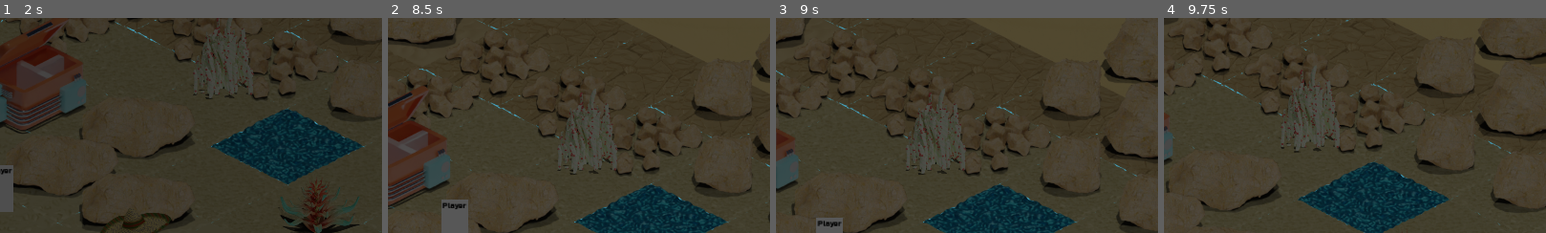
Above: before the commit, frames 1-4 (left to right).
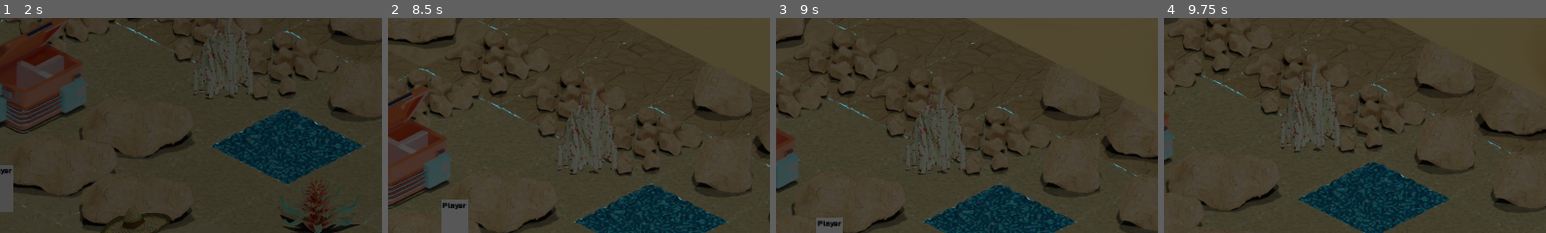
Above: after the commit, the same moments.

Repository: lorentzo/jagoda-jam
Game: Godot game, scene res://Scenes/MainMenu.tscn
The game is run twice, just before and just after one commit, with the same random seed, the same clock (stepped at 60 frames per second) and the same inputs.
Inputs:
- Up to frame 1 (2 s): click "Play" at 0.5 s; tap Enter at 1.25 s; hold Up (walk-up) from 1.28 s (still down)
- Up to frame 2 (8.5 s): release Up (walk-up) at 2.78 s; hold Left (walk-left) 2.78-4.28 s; hold Down (walk-down) 4.28-5.03 s; hold Right (walk-right) 5.03-5.78 s; hold Up (walk-up) 5.78-6.53 s; hold Right (walk-right) from 6.53 s (still down)
- Up to frame 3 (9 s): release Right (walk-right) at 8.78 s; hold Down (walk-down) from 8.78 s (still down)
- Up to frame 4 (9.75 s): release Down (walk-down) at 9.53 s; hold Left (walk-left) from 9.53 s (still down)
The pictures show only the part of the screen within x 50-100%, y 0-50%; the shares and areas given below are measured in that part.

Frame 1 is identical in both runs. In frame 2, 0.2% of the frame differs, in the area x 95-100%, y 19-30%; in frame 3, 0.5%; in frame 4, 0.7%, in the area x 80-100%, y 8-22%.

Commit message:
adding collision to mountain tiles

Diff:
--- a/jagoda/Assets/Tiles/Rocks/RocksTileSet.tres
+++ b/jagoda/Assets/Tiles/Rocks/RocksTileSet.tres
@@ -15,55 +15,76 @@
 texture = ExtResource("1_6x62l")
 texture_region_size = Vector2i(256, 256)
 0:0/0 = 0
+0:0/0/physics_layer_0/linear_velocity = Vector2(0, 0)
+0:0/0/physics_layer_0/angular_velocity = 0.0
 
 [sub_resource type="TileSetAtlasSource" id="TileSetAtlasSource_hemfj"]
 texture = ExtResource("2_p27ai")
 texture_region_size = Vector2i(256, 256)
 0:0/0 = 0
+0:0/0/physics_layer_0/linear_velocity = Vector2(0, 0)
+0:0/0/physics_layer_0/angular_velocity = 0.0
 
 [sub_resource type="TileSetAtlasSource" id="TileSetAtlasSource_vx0of"]
 texture = ExtResource("3_6hefd")
 texture_region_size = Vector2i(256, 256)
 0:0/0 = 0
+0:0/0/physics_layer_0/linear_velocity = Vector2(0, 0)
+0:0/0/physics_layer_0/angular_velocity = 0.0
 
 [sub_resource type="TileSetAtlasSource" id="TileSetAtlasSource_rrk3t"]
 texture = ExtResource("4_geibr")
 texture_region_size = Vector2i(256, 256)
 0:0/0 = 0
+0:0/0/physics_layer_0/linear_velocity = Vector2(0, 0)
+0:0/0/physics_layer_0/angular_velocity = 0.0
 
 [sub_resource type="TileSetAtlasSource" id="TileSetAtlasSource_4vahi"]
 texture = ExtResource("5_pb28h")
 texture_region_size = Vector2i(256, 256)
 0:0/0 = 0
+0:0/0/physics_layer_0/linear_velocity = Vector2(0, 0)
+0:0/0/physics_layer_0/angular_velocity = 0.0
 
 [sub_resource type="TileSetAtlasSource" id="TileSetAtlasSource_vryts"]
 texture = ExtResource("6_mnyxd")
 texture_region_size = Vector2i(256, 256)
 0:0/0 = 0
+0:0/0/physics_layer_0/linear_velocity = Vector2(0, 0)
+0:0/0/physics_layer_0/angular_velocity = 0.0
 
 [sub_resource type="TileSetAtlasSource" id="TileSetAtlasSource_jeoc6"]
 texture = ExtResource("7_nl0rt")
 texture_region_size = Vector2i(256, 256)
 0:0/0 = 0
+0:0/0/physics_layer_0/linear_velocity = Vector2(0, 0)
+0:0/0/physics_layer_0/angular_velocity = 0.0
 
 [sub_resource type="TileSetAtlasSource" id="TileSetAtlasSource_53p8c"]
 texture = ExtResource("8_5c00a")
 texture_region_size = Vector2i(256, 256)
 0:0/0 = 0
+0:0/0/physics_layer_0/linear_velocity = Vector2(0, 0)
+0:0/0/physics_layer_0/angular_velocity = 0.0
 
 [sub_resource type="TileSetAtlasSource" id="TileSetAtlasSource_1g5ke"]
 texture = ExtResource("9_k1eu3")
 texture_region_size = Vector2i(256, 256)
 0:0/0 = 0
+0:0/0/physics_layer_0/linear_velocity = Vector2(0, 0)
+0:0/0/physics_layer_0/angular_velocity = 0.0
 
 [sub_resource type="TileSetAtlasSource" id="TileSetAtlasSource_5pgkq"]
 texture = ExtResource("12_hrx74")
 texture_region_size = Vector2i(256, 256)
 0:0/0 = 0
+0:0/0/physics_layer_0/linear_velocity = Vector2(0, 0)
+0:0/0/physics_layer_0/angular_velocity = 0.0
 
 [resource]
 tile_shape = 1
 tile_size = Vector2i(256, 128)
+physics_layer_0/collision_layer = 1
 sources/4 = SubResource("TileSetAtlasSource_4vahi")
 sources/5 = SubResource("TileSetAtlasSource_vryts")
 sources/6 = SubResource("TileSetAtlasSource_jeoc6")
--- a/jagoda/Assets/Tiles/mountain/MountainTileSet.tres
+++ b/jagoda/Assets/Tiles/mountain/MountainTileSet.tres
@@ -9,25 +9,39 @@
 texture = ExtResource("1_p3gxp")
 texture_region_size = Vector2i(1024, 1024)
 0:0/0 = 0
+0:0/0/physics_layer_0/linear_velocity = Vector2(0, 0)
+0:0/0/physics_layer_0/angular_velocity = 0.0
+0:0/0/physics_layer_0/polygon_0/points = PackedVector2Array(-292, 168, -276, 244, -216, 312, -144, 340, -8, 348, 76, 332, 168, 308, 220, 268, 244, 208, 222.4, 144.8, 100, 88, 4, 72, -96, 88, -192, 120)
 
 [sub_resource type="TileSetAtlasSource" id="TileSetAtlasSource_ndh5p"]
 texture = ExtResource("2_fnys7")
 texture_region_size = Vector2i(1024, 1024)
 0:0/0 = 0
+0:0/0/physics_layer_0/linear_velocity = Vector2(0, 0)
+0:0/0/physics_layer_0/angular_velocity = 0.0
+0:0/0/physics_layer_0/polygon_0/points = PackedVector2Array(-218, 170, -240, 236, -208, 292, -96, 324, -20, 324, 28, 324, 176, 296, 236, 232, 198.4, 156.8, 124, 116, 56, 116, -52, 116, -164, 144)
 
 [sub_resource type="TileSetAtlasSource" id="TileSetAtlasSource_688x6"]
 texture = ExtResource("3_pmoa2")
 texture_region_size = Vector2i(1024, 1024)
 0:0/0 = 0
+0:0/0/physics_layer_0/linear_velocity = Vector2(0, 0)
+0:0/0/physics_layer_0/angular_velocity = 0.0
+0:0/0/physics_layer_0/polygon_0/points = PackedVector2Array(-265.872, 189.505, -226.274, 280.014, -149.907, 336.583, -25.4558, 347.897, 62.2254, 333.754, 149.907, 299.813, 229.103, 254.558, 212.143, 149.929, 155.564, 135.765, 58, 100, -34, 110, -108, 116, -166, 126, -240.416, 161.22)
 
 [sub_resource type="TileSetAtlasSource" id="TileSetAtlasSource_2shoi"]
 texture = ExtResource("4_hx0kc")
 texture_region_size = Vector2i(1024, 1024)
 0:0/0 = 0
+0:0/0/physics_layer_0/linear_velocity = Vector2(0, 0)
+0:0/0/physics_layer_0/angular_velocity = 0.0
+0:0/0/physics_layer_0/polygon_0/points = PackedVector2Array(-368, 248, -268, 316, -172, 356, -68, 408, 20, 424, 120, 400, 212, 344, 292, 292, 324, 236, 296, 176, 168, 128, 56, 100, -24, 92, -124, 112, -217.6, 147.2, -368, 216)
 
 [resource]
 tile_shape = 1
 tile_size = Vector2i(1024, 512)
+occlusion_layer_0/light_mask = 1
+physics_layer_0/collision_layer = 1
 sources/1 = SubResource("TileSetAtlasSource_ono54")
 sources/2 = SubResource("TileSetAtlasSource_ndh5p")
 sources/3 = SubResource("TileSetAtlasSource_688x6")
--- a/jagoda/Scenes/Game.tscn
+++ b/jagoda/Scenes/Game.tscn
@@ -24,13 +24,6 @@
 layer_0/y_sort_enabled = true
 layer_0/tile_data = PackedInt32Array(4, 0, 0, 65540, 0, 0, 131076, 13, 0, 65539, 13, 0, 196611, 13, 0, 262148, 11, 0, 3 …(3596 unchanged characters)…
 
-[node name="Mountain" type="TileMap" parent="."]
-y_sort_enabled = true
-tile_set = ExtResource("3_35d8d")
-format = 2
-layer_0/y_sort_enabled = true
-layer_0/tile_data = PackedInt32Array(-196608, 1, 0, -131071, 2, 0, -65535, 3, 0, -262144, 4, 0)
-
 [node name="rock_tiles" type="TileMap" parent="."]
 y_sort_enabled = true
 tile_set = ExtResource("3_pmcio")
@@ -38,7 +31,12 @@
 layer_0/y_sort_enabled = true
 layer_0/tile_data = PackedInt32Array(524288, 4, 0, 458752, 7, 0, 393216, 7, 0, 393215, 4, 0, 262144, 4, 0, -327679, 6,  …(612 unchanged characters)…
 
-[node name="CanvasModulate" type="CanvasModulate" parent="."]
+[node name="Mountain" type="TileMap" parent="."]
+y_sort_enabled = true
+tile_set = ExtResource("3_35d8d")
+format = 2
+layer_0/y_sort_enabled = true
+layer_0/tile_data = PackedInt32Array(-196608, 1, 0, -131071, 2, 0, -65535, 3, 0, -262144, 4, 0)
 
 [node name="Player" parent="." instance=ExtResource("3_aaoav")]
 position = Vector2(415, 431)
@@ -52,6 +50,8 @@
 drag_top_margin = 0.1
 drag_right_margin = 0.1
 drag_bottom_margin = 0.1
+
+[node name="CanvasModulate" type="CanvasModulate" parent="."]
 
 [node name="ThemePlayer" type="AudioStreamPlayer" parent="."]
 stream = ExtResource("4_8ifn4")
